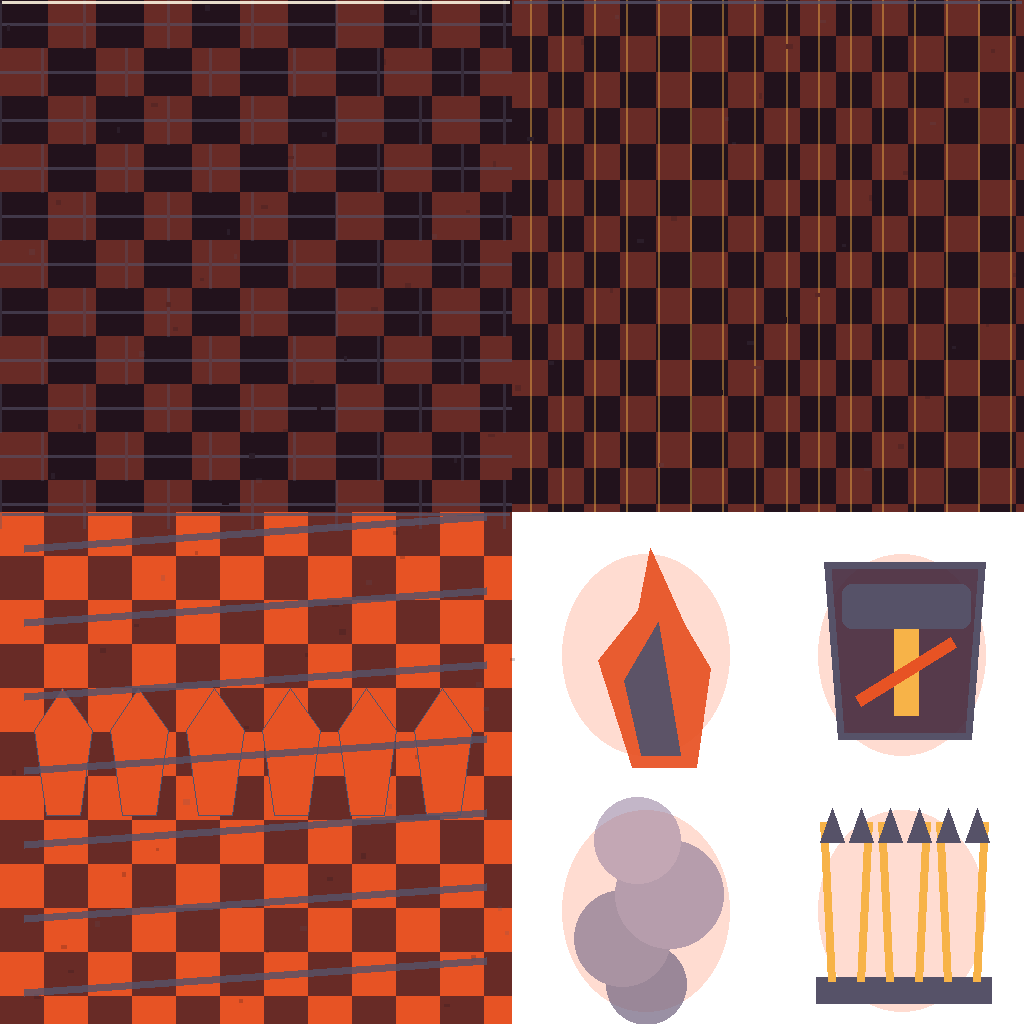
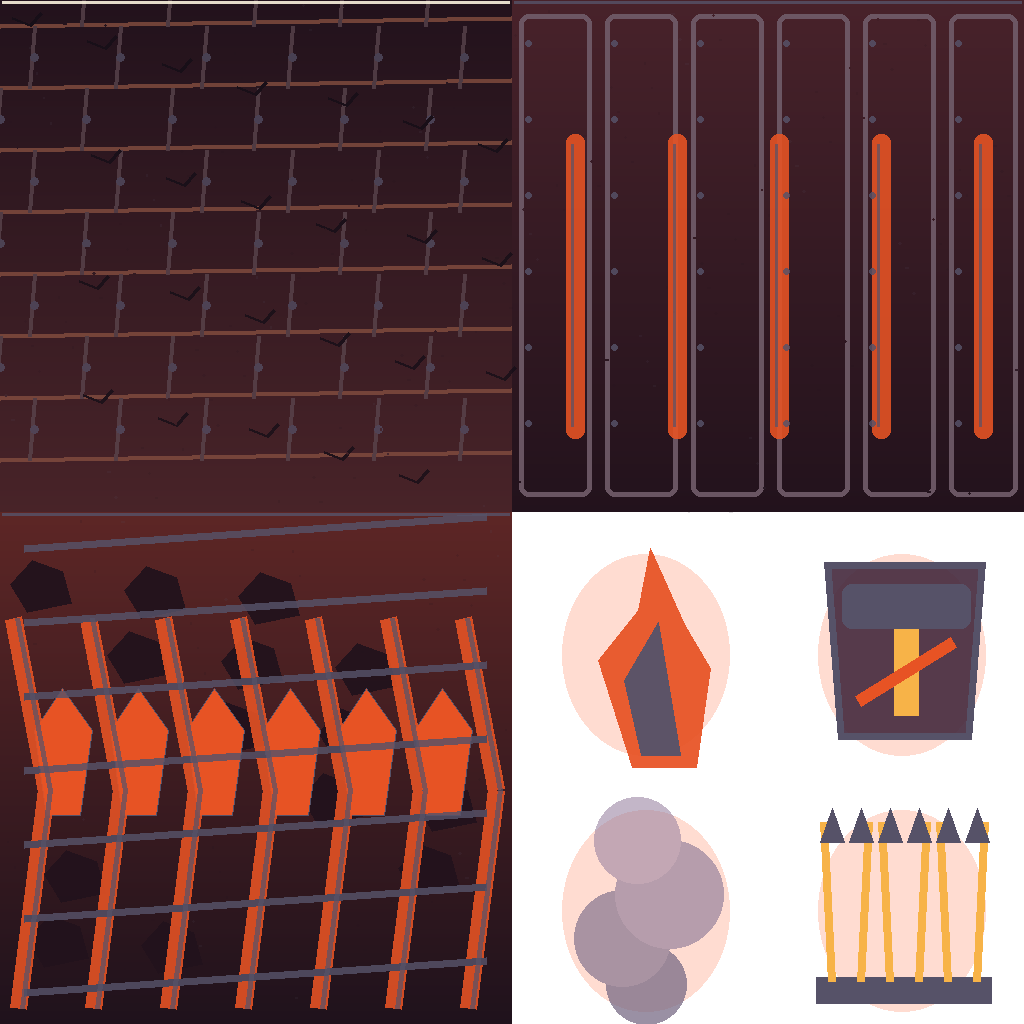
Layered file, before and after one edit (1024x1024). Changes by layer:
painted on "Highlights" over [0, 0, 1024, 1024]
painted on "Emissive Details" over [0, 0, 1024, 1024]
painted on "Stage Motifs" over [0, 0, 1024, 1024]
painted on "Surface Detail" over [0, 0, 1024, 1024]
painted on "Base Materials" over [0, 0, 1024, 1024]
